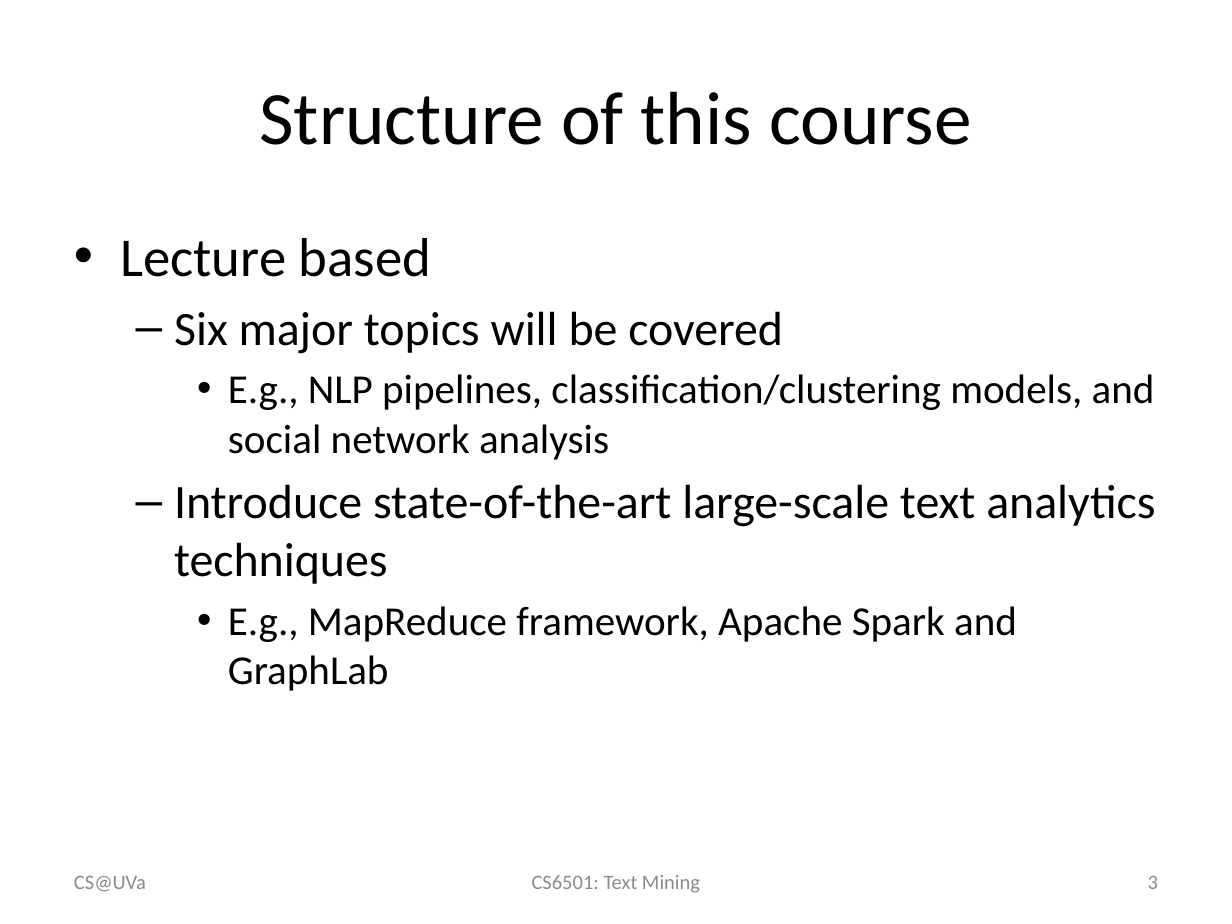
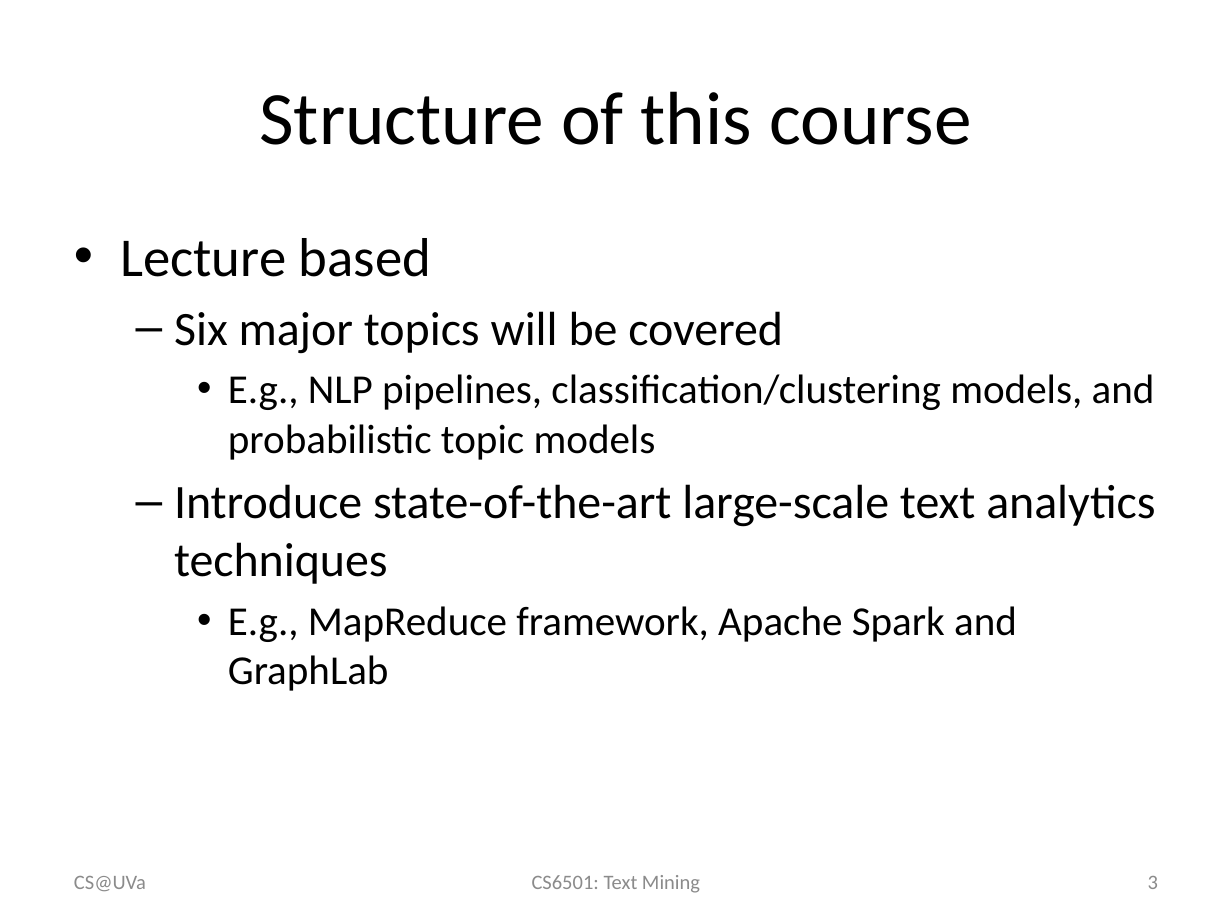
Before and after one commit to wang296/CS6501-Text-Mining, a slide deck: slide 3 of docs/CoursePolicy.pptx. Drawn at 1232x924 pixels with LibreOffice and Linux fonts; fonts in the diff are those of the drawing. Boxes give left, top, right and bottom in pixels: in the first picture for what was removed or moved away, otherwise in the second. Text is boxed around its words. In the diff, an @@ line names an element or a change of style, - is before the commit and + after.

```diff
--- a/docs/CoursePolicy.pptx
+++ b/docs/CoursePolicy.pptx
@@ text at [228,374,1155,460]: text changed @@
-    • E.g., NLP pipelines, classification/clustering models, and social network analysis
+    • E.g., NLP pipelines, classification/clustering models, and probabilistic topic models
```
Also in this commit, not shown: 7 other slides changed, 2 slides added, 5 other files.
